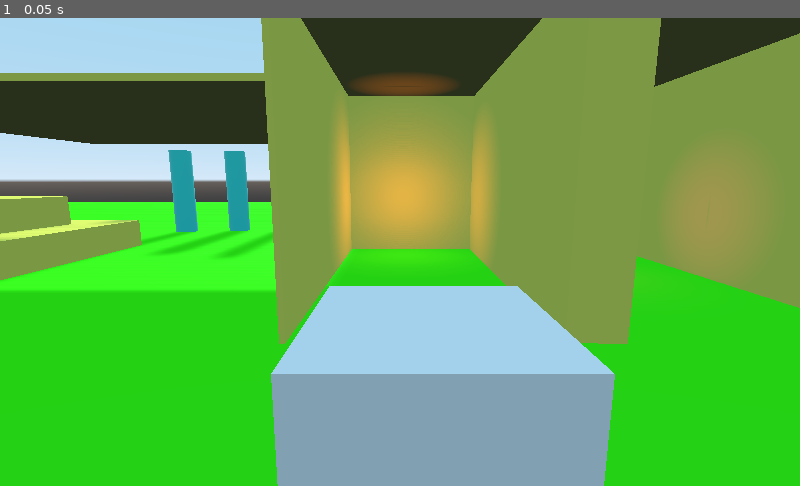
Above: before the commit, frame 1.
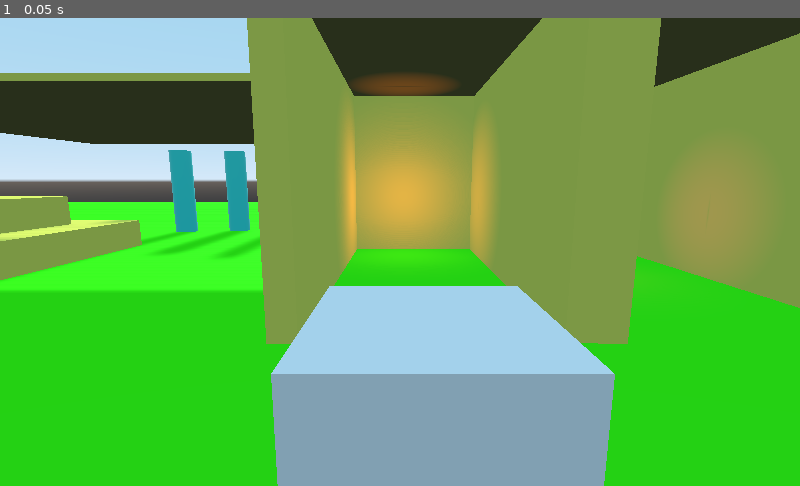
Above: after the commit, the same moment.

Repository: binaryorange/ECC
Game: Godot game, scene res://Testing.tscn
The game is run twice, just before and just after one commit, with the same random seed, the same clock (stepped at 60 frames per second) and the same inputs.
Inputs:
- Up to frame 1 (0.05 s): no input

The runs differ from the first frame. In frame 1, 2.1% of the frame differs, in the area x 30-45%, y 0-70%.

Commit message:
REFACTOR: Making things clearer
Renamed several variables to make their functionality much clearer.

Removed unnecessary lines of code that were no longer doing anything, as they caused more problems than they solved.

Diff:
--- a/ECC_Controller.gd
+++ b/ECC_Controller.gd
@@ -1,9 +1,4 @@
 extends Spatial
-
-""" ------ Welcome to ECCS - Enhanced ClippedCamera Setup! ------
-	--  This is a simple Gimbal setup, which will allow you to --
-	-- drop this scene into your player.tscn, and go from there! --
-"""
 
 # first set up our external variables that we want to edit through the inspector
 
@@ -43,11 +38,6 @@
 
 # export our view cam distance modifier
 export (float) var ViewCamDistanceModifier = 0.15
-
-# allow the user to determine if there will be smoothing when pulling ahead
-export (bool) var EnablePullAheadSmoothing = false
-export (float) var PullAheadWeight = 0.2
-
 
 # our local variables
 var cam_up : float = 0.0
@@ -55,7 +45,7 @@
 var zoom : int = 0
 var clip_cam
 var view_cam
-var is_clipping : bool = true
+var can_clip : bool = true
 var y_gimbal
 var x_gimbal
 var max_zoom_level
@@ -170,23 +160,23 @@
 			print (str(distance) + "/" + str(MaxOccludeDistance))
 
 			if distance < MaxOccludeDistance:
-				is_clipping = true
+				can_clip = true
 			else:
 				# check to see if we are rotating the camera. if we aren't, clip then
 				if cam_right != 0:
-					is_clipping = false
+					can_clip = false
 				else:
 					# check to see if we are in a confined space
 					if is_in_confined_space:
-						is_clipping = true
+						can_clip = true
 					else:
-						is_clipping = false
+						can_clip = false
 
 	else:
-		is_clipping = true
+		can_clip = true
 
 	# if we are clipping, set the view cam's local z to the clip cam's information
-	if is_clipping:
+	if can_clip:
 
 		# get the clip cam's clip offset
 		var clip_offset = clip_cam.get_clip_offset()
@@ -194,15 +184,8 @@
 		# set the view cam's position
 		if clip_offset > 0:
 
-			# smooth out the clipping of the camera
-			if EnablePullAheadSmoothing:
-				view_cam.transform.origin.z = lerp(view_cam.transform.origin.z,
-				zoom_level_array[zoom] + ViewCamDistanceModifier + clip_offset * ClipOffsetMultiplier,
-				PullAheadWeight)
-			else:
-
-				# instantly clip to show the target
-				view_cam.transform.origin.z = zoom_level_array[zoom] + ViewCamDistanceModifier + clip_offset * ClipOffsetMultiplier
+			# show the target
+			view_cam.transform.origin.z = zoom_level_array[zoom] + ViewCamDistanceModifier + clip_offset * ClipOffsetMultiplier
 
 		else:
 			view_cam.transform.origin.z = lerp(view_cam.transform.origin.z,
--- a/TestPlayer.tscn
+++ b/TestPlayer.tscn
@@ -53,7 +53,7 @@
 RotationSpeed = 1.75
 MaxOccludeDistance = 5.0
 MinCameraAngle = -45.0
-ClipOffsetMultiplier = 1.0
+ClipOffsetMultiplier = 1.05
 ViewCamDistanceModifier = 1.5
 
 [node name="X Gimbal" type="Spatial" parent="Y Gimbal" groups=[
--- a/Testing.tscn
+++ b/Testing.tscn
@@ -147,7 +147,7 @@
 shape = SubResource( 6 )
 
 [node name="Ceiling5" type="MeshInstance" parent="."]
-transform = Transform( -4.37114e-007, -0.1, 0, 10, -4.37114e-009, 0, 0, 0, 10, -13, 10, -10 )
+transform = Transform( -4.37114e-007, -0.5, 0, 10, -2.18557e-008, 0, 0, 0, 10, -13, 10, -10 )
 mesh = SubResource( 4 )
 material/0 = SubResource( 5 )
 __meta__ = {
